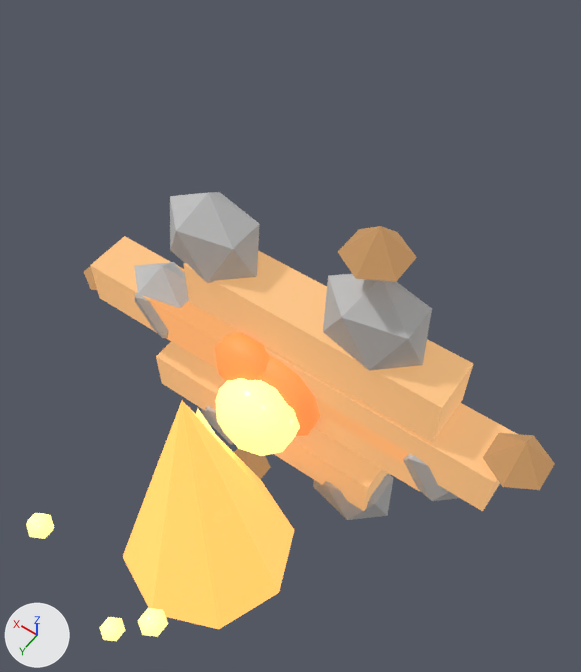
A saved change to the glTF model assets/procedural/pretty/campfire.glb.
Rendered twice from a 50 mm lens placed at (-0.904, 1.38, 2.203), pointed at (0.045, 0.053, 0.117). Every picture has the same lights, and +X, +Y and +Z are marked at lower left. The older version comes first. Where no turn or scale is listed for an object, it has been applied to the vertices.

In view in the first picture: 'coal1', 'coal2', 'flame_glow', 'flame_inner', 'flame_outer', 'log', 'log.001', 'log.002', 'log.003', 'log.004', 'log_cap', 'log_cap.001', 'log_cap.002', 'log_cap.003', 'spark', 'spark.001', 'spark.002', 'stone', 'stone.001', 'stone.002', 'stone.003', 'stone.004', 'stone.005'.
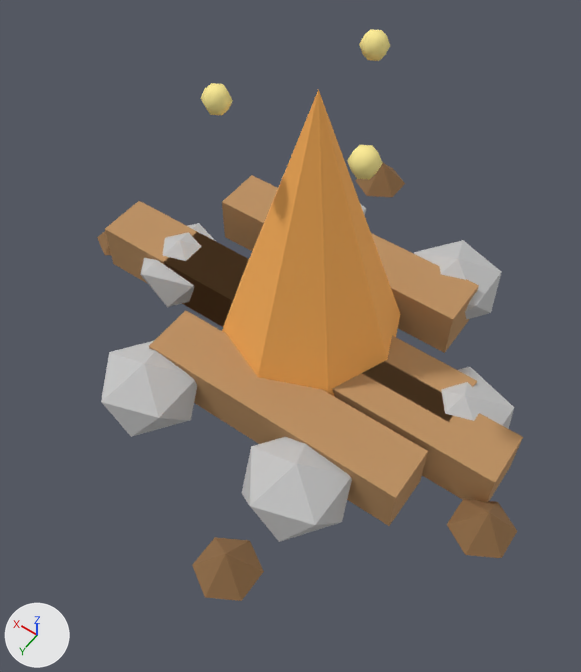
The edits, one by one:
In material 'cfire_wood' (mat_cfire_wood), emission_color is no longer (0.5, 0.28, 0.12), orange #bc9061.
In material 'cfire_wood' (mat_cfire_wood), emission_strength is no longer 1.0.
In material 'cfire_wood_dark' (mat_cfire_wood_dark), emission_color is no longer (0.28, 0.15, 0.06), brown #906c45.
In material 'cfire_wood_dark' (mat_cfire_wood_dark), emission_strength is no longer 1.0.
In material 'cfire_coal' (mat_cfire_coal), emission_color is no longer (0.85, 0.2, 0.05), orange #ed7c3f.
In material 'cfire_coal' (mat_cfire_coal), emission_strength is no longer 1.0.
In material 'cfire_flame' (mat_cfire_flame), emission_color is no longer (1.0, 0.45, 0.1), orange #ffb359.
In material 'cfire_flame' (mat_cfire_flame), emission_strength is no longer 1.0.
In material 'cfire_flame_hot' (mat_cfire_flame_hot), emission_color is no longer (1.0, 0.85, 0.3), yellow #ffed95.
In material 'cfire_flame_hot' (mat_cfire_flame_hot), emission_strength is no longer 1.0.
Object 'log' (ob_log) moves from (0.35, 0.1, 0.0) to (0.35, 0.0, 0.1).
Object 'log_cap' (ob_log_cap) moves from (0.85, 0.1, 0.0) to (0.85, 0.0, 0.1).
Object 'log_cap.001' (ob_log_cap_001) moves from (-0.774, 0.1, 0.258) to (-0.774, 0.258, 0.1).
Object 'log.002' (ob_log_002) moves from (0.1, 0.1, -0.35) to (0.1, -0.35, 0.1).
Object 'log_cap.002' (ob_log_cap_002) moves from (0.237, 0.1, -0.831) to (0.237, -0.831, 0.1).
Object 'log.003' (ob_log_003) moves from (-0.1, 0.1, 0.3) to (-0.1, 0.3, 0.1).
Object 'log_cap.003' (ob_log_cap_003) moves from (-0.258, 0.1, 0.774) to (-0.258, 0.774, 0.1).
Object 'log.004' (ob_log_004) moves from (0.0, 0.1, 0.0) to (0.0, 0.0, 0.1).
Object 'stone' (ob_stone) moves from (0.55, 0.1, 0.0) to (0.55, 0.0, 0.1).
Object 'stone' (ob_stone) is rescaled from (0.18, 0.12, 0.18) to (0.18, 0.18, 0.12).
Object 'stone.001' (ob_stone_001) moves from (0.297, 0.1, 0.463) to (0.297, 0.463, 0.1).
Object 'stone.001' (ob_stone_001) is rescaled from (0.18, 0.12, 0.18) to (0.18, 0.18, 0.12).
Object 'stone.002' (ob_stone_002) moves from (-0.278, 0.1, 0.475) to (-0.278, 0.475, 0.1).
Object 'stone.002' (ob_stone_002) is rescaled from (0.18, 0.12, 0.18) to (0.18, 0.18, 0.12).
Object 'stone.003' (ob_stone_003) moves from (-0.55, 0.1, 0.001) to (-0.55, 0.001, 0.1).
Object 'stone.003' (ob_stone_003) is rescaled from (0.18, 0.12, 0.18) to (0.18, 0.18, 0.12).
Object 'stone.004' (ob_stone_004) moves from (-0.27, 0.1, -0.479) to (-0.27, -0.479, 0.1).
Object 'stone.004' (ob_stone_004) is rescaled from (0.18, 0.12, 0.18) to (0.18, 0.18, 0.12).
Object 'stone.005' (ob_stone_005) moves from (0.277, 0.1, -0.475) to (0.277, -0.475, 0.1).
Object 'stone.005' (ob_stone_005) is rescaled from (0.18, 0.12, 0.18) to (0.18, 0.18, 0.12).
Object 'flame_outer' (ob_flame_outer) moves from (0.0, 0.6, 0.0) to (0.0, 0.0, 0.6).
Object 'flame_inner' (ob_flame_inner) moves from (0.0, 0.55, 0.0) to (0.0, 0.0, 0.55).
Object 'flame_glow' (ob_flame_glow) moves from (0.0, 0.3, 0.0) to (0.0, 0.0, 0.3).
Object 'flame_glow' (ob_flame_glow) is rescaled from (0.15, 0.12, 0.15) to (0.15, 0.15, 0.12).
Object 'spark' (ob_spark) moves from (0.219, 1.0, 0.12) to (0.219, 0.12, 1.0).
Object 'spark.001' (ob_spark_001) moves from (-0.214, 1.02, 0.129) to (-0.214, 0.129, 1.02).
Object 'spark.002' (ob_spark_002) moves from (-0.003, 1.04, -0.25) to (-0.003, -0.25, 1.04).

What differs and where, as boxes [x1, y1, x2, y2] in the pictures (581 x 672 px):
'flame_outer', recoloured, surface changed, moved: before [123, 401, 294, 629]; after [222, 89, 400, 397]
'log.003', recoloured, surface changed, moved: before [183, 251, 473, 443]; after [149, 310, 428, 526]
'stone.002', moved, rescaled (8% taller): before [323, 274, 432, 371]; after [242, 437, 352, 542]
'log.002', recoloured, surface changed, moved: before [156, 342, 388, 511]; after [222, 175, 479, 353]
'log.001', recoloured, surface changed (darker): [332, 387, 517, 503] in both
'stone.001', moved, rescaled (7% wider): before [170, 192, 260, 283]; after [101, 341, 197, 437]
'log', recoloured, surface changed, moved: before [90, 236, 240, 369]; after [105, 201, 249, 327]
'log.004', recoloured, surface changed, moved: before [148, 268, 427, 491]; after [164, 233, 477, 422]
'log_cap.003', recoloured, surface changed, moved: before [338, 226, 417, 282]; after [192, 537, 264, 601]
'log_cap.001', recoloured, surface changed, moved: before [483, 433, 555, 490]; after [447, 499, 517, 558]
'flame_glow', recoloured, surface changed, moved, rescaled (not visible afterwards): before [215, 378, 300, 456]
'stone.004', moved, rescaled: before [313, 473, 393, 520]; after [414, 240, 501, 320]
'stone', moved, rescaled: before [134, 262, 189, 338]; after [140, 223, 215, 307]
'stone.003', moved, rescaled: before [403, 454, 459, 501]; after [441, 367, 514, 429]
'coal2', recoloured, surface changed: [215, 333, 270, 381] in both
'coal1', recoloured, surface changed: [262, 356, 320, 436] in both
'spark.001', recoloured, surface changed, moved: before [138, 608, 168, 637]; after [347, 145, 383, 180]
'log_cap.002', recoloured, surface changed, moved: before [234, 448, 270, 480]; after [355, 162, 405, 197]
'spark', recoloured, surface changed, moved: before [26, 513, 54, 539]; after [201, 83, 233, 115]
'spark.002', recoloured, surface changed, moved: before [100, 617, 125, 641]; after [359, 29, 390, 61]
'log_cap', recoloured, surface changed, moved: before [84, 266, 97, 290]; after [97, 231, 111, 256]
'stone.005', moved, rescaled (mostly hidden afterwards): before [201, 406, 234, 445]; after [361, 205, 366, 215]
'flame_inner', recoloured, surface changed, moved (not visible afterwards): before [196, 409, 223, 445]
